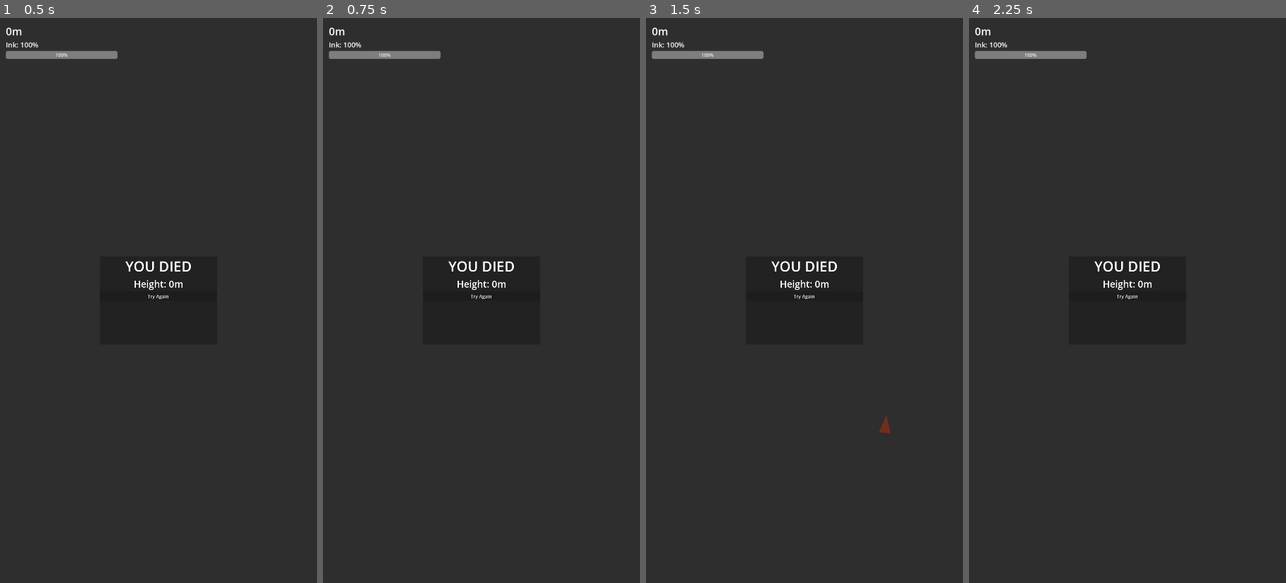
Above: before the commit, frames 1-4 (left to right).
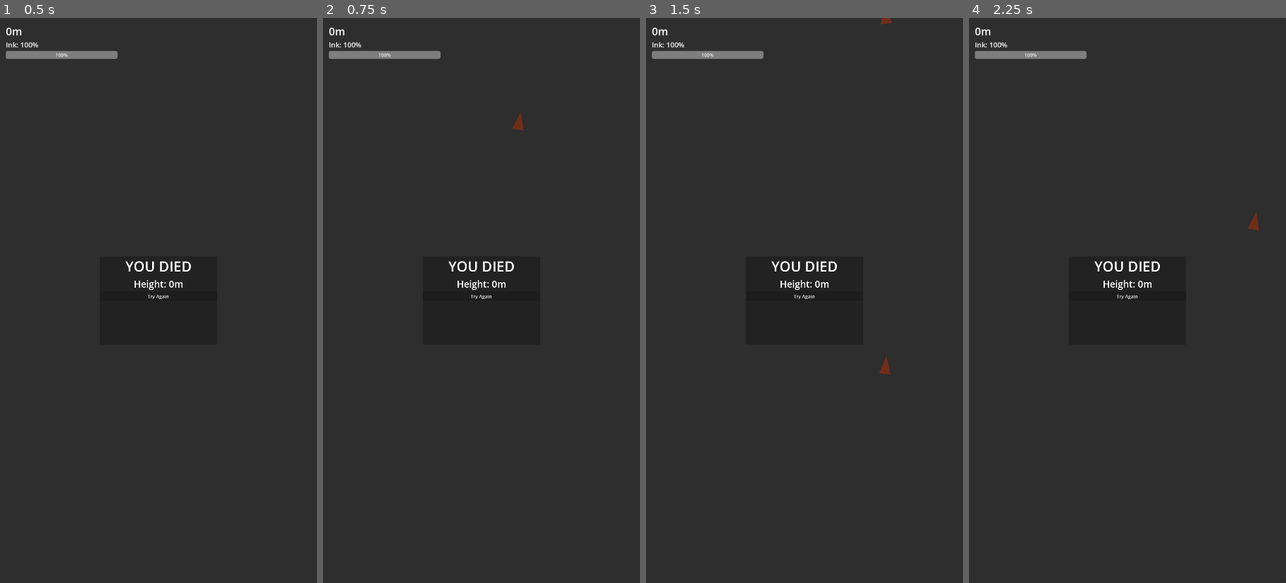
Above: after the commit, the same moments.

Repository: Quantum-Quacks/scribbounce
Game: Godot game, scene res://scenes/game_scene.tscn
Same seed, same stepped clock (60 frames per second), same inputs: the game is played once before the commit and once after it.
Inputs:
- Up to frame 1 (0.5 s): no input
- Up to frame 2 (0.75 s): click "Try Again" at 0.5 s
- Up to frame 3 (1.5 s): click "Try Again" at 1.25 s
- Up to frame 4 (2.25 s): click "Try Again" at 2 s

Frame 1 is identical in both runs. In frame 2, less than 0.1% of the frame differs, in the area x 59-64%, y 16-20%; in frame 3, 0.1%, in the area x 73-78%, y 0-74%; in frame 4, less than 0.1%.

Commit message:
Fix instant death: generate chunks upward, not into spawn zone
Chunks were generating downward from y=200, placing spikes in y=1100-1700
which overlaps the duck spawn at y=1600 -> instant death on first frame.

Now generates 4 initial chunks upward from y=0 (y=0,-800,-1600,-2400),
safely above the spawn. Added SPAWN_Y guard in _generate_chunk as
secondary protection.

Co-Authored-By: Claude Sonnet 4.6 <noreply@anthropic.com>

Diff:
--- a/modules/world_generator/world_generator.gd
+++ b/modules/world_generator/world_generator.gd
@@ -6,7 +6,7 @@
 
 const CHUNK_HEIGHT: float = 800.0
 const GENERATE_AHEAD: int = 2
-const CLEAN_BEHIND: int = 2
+const SPAWN_Y: float = 1600.0  # Duck spawn — no spikes within one chunk below this
 
 var _spike_scene: PackedScene
 var _generated_top: float = 0.0
@@ -19,15 +19,15 @@
 
 
 func _initial_generate() -> void:
-	# Fallback if NodePath export didn't resolve (common in hand-written .tscn)
 	if not is_instance_valid(world_node):
 		world_node = get_parent().get_node_or_null("World") as Node2D
 	if not world_node:
 		push_error("WorldGenerator: world_node not found")
 		return
+	# Generate 4 chunks upward starting from y=0, well above the duck spawn at y=1600
 	for i in range(4):
-		_generate_chunk(200.0 + i * CHUNK_HEIGHT)
-	_generated_top = 200.0
+		_generate_chunk(-i * CHUNK_HEIGHT)
+	_generated_top = -4.0 * CHUNK_HEIGHT
 
 
 func _process(_delta: float) -> void:
@@ -36,13 +36,17 @@
 
 	var cam_top := camera.global_position.y - 960.0
 
-	# Generate ahead
+	# Generate ahead of the camera as duck moves upward
 	while _generated_top > cam_top - GENERATE_AHEAD * CHUNK_HEIGHT:
 		_generated_top -= CHUNK_HEIGHT
 		_generate_chunk(_generated_top)
 
 
 func _generate_chunk(chunk_y: float) -> void:
+	# Safety: never spawn spikes in the area around the duck spawn point
+	if chunk_y > SPAWN_Y - CHUNK_HEIGHT:
+		return
+
 	_chunks_generated += 1
 	var height_m := int(-chunk_y / 250.0)
 
